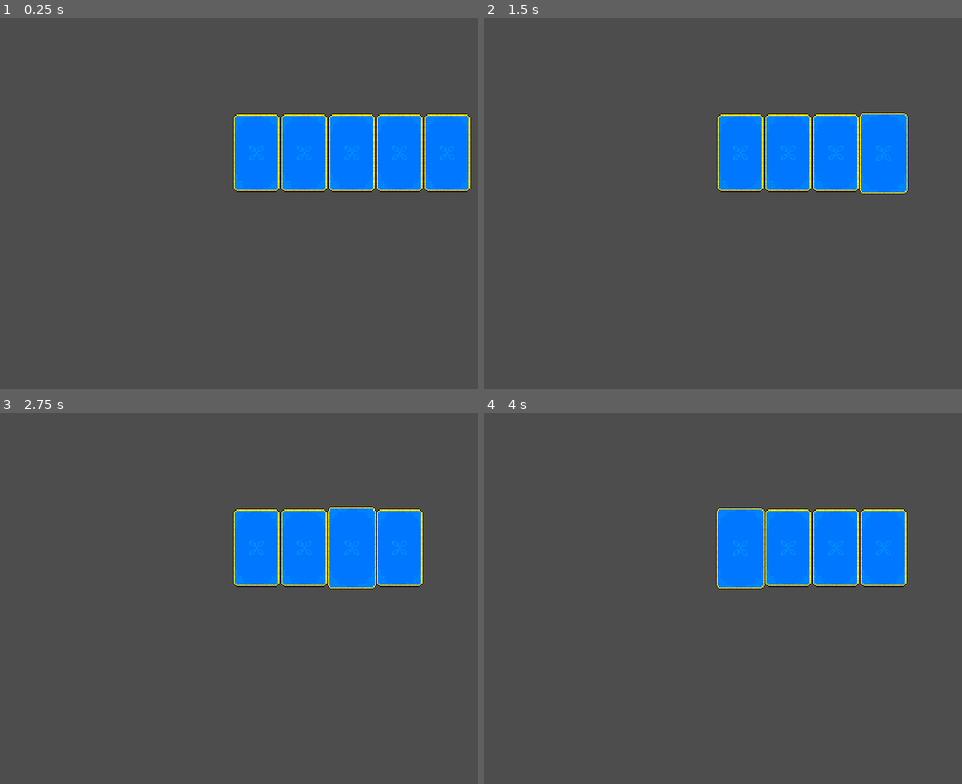
Above: before the commit, frames 1-4 (two rows, left to right).
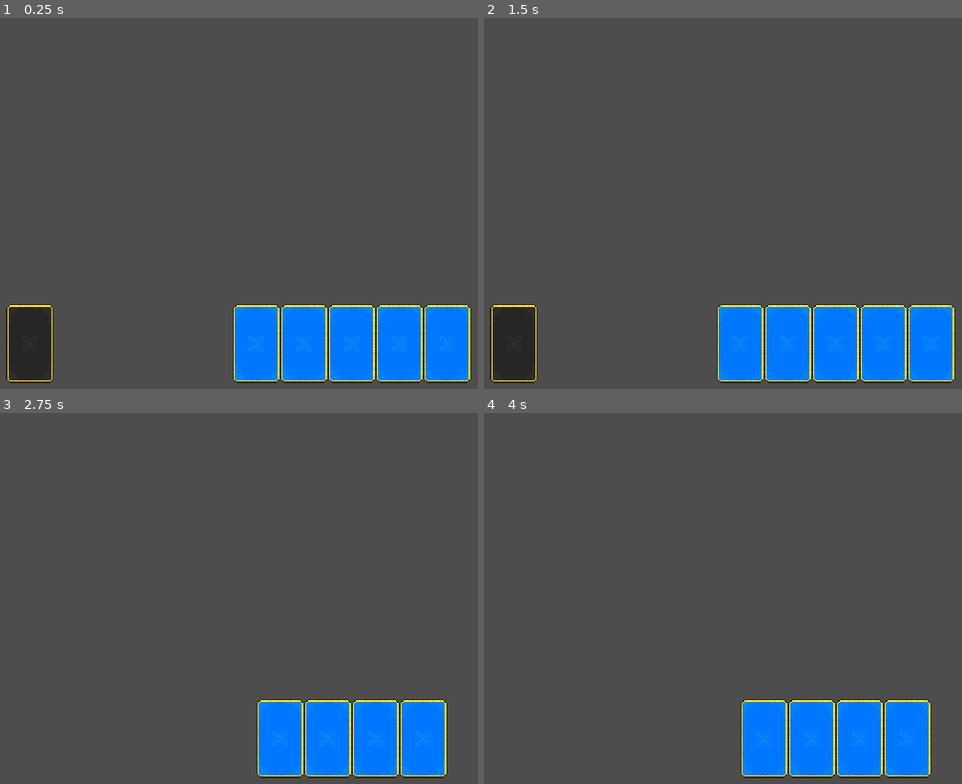
Above: after the commit, the same moments.

Repository: Fabsito/bread-card-game
Game: Godot game, scene res://Scenes/main.tscn
Two runs of this game, one before a commit and one after it. Both use one fixed random seed, a clock stepped at 60 frames per second and the inputs below.
Inputs (mouse positions are in pixels of both pictures, inside the frame that each line leads up to):
- Up to frame 1 (0.25 s): no input
- Up to frame 2 (1.5 s): tap Enter at 0.5 s; move the mouse to (933, 151) at 0.52 s; press the mouse at (933, 151) at 0.53 s; tap A (a) at 0.6 s; tap Space (space_bar) at 1.25 s; move the mouse to (885, 151) at 1.27 s; release the mouse at (885, 151) at 1.28 s; click (885, 151) at 1.35 s
- Up to frame 3 (2.75 s): tap D (d) at 1.55, 2.1 s; tap Enter at 2 s; move the mouse to (353, 546) at 2.02 s; hold Space (space_bar) from 2.03 s (still down)
- Up to frame 4 (4 s): move the mouse to (789, 546) at 2.77 s; release Space (space_bar) at 2.78 s; tap Space (space_bar) at 2.85 s; tap A (a) at 3.05, 3.6 s; tap Enter at 3.5 s; move the mouse to (742, 546) at 3.52 s; press the mouse at (742, 546) at 3.53 s

The runs differ from the first frame. In frame 1, 23% of the frame differs, in the area x 1-99%, y 25-99%; in frame 2, 21%; in frame 3, 17%; in frame 4, 17%.

Commit message:
finished the basic card logic with drop zone/ draw  logic / and a deck logic

Diff:
--- /dev/null
+++ b/Scenes/deck.gd
@@ -0,0 +1,34 @@
+extends Sprite2D
+@onready var player_hand: Node2D = $"../player_hand"
+const CARD = preload("uid://b0bddfu4w10nu")
+@onready var card_manager: Node2D = $"../card_manager"
+@onready var deck: Sprite2D = $"."
+var player_deck = ["blue","blue","blue","blue","blue","blue","blue","blue","blue","blue","blue","blue","red","red"]
+# Called when the node enters the scene tree for the first time.
+func _ready() -> void:
+	deck.position = Vector2(50,get_viewport_rect().size.y - 50)
+	draw_cards()
+
+
+func draw_cards():
+
+	if player_deck.size() >= player_hand.HAND_COUNT:
+		for i in player_hand.HAND_COUNT:
+			var new_card = CARD.instantiate()
+			card_manager.add_child(new_card)
+			new_card.name = "card"
+			player_hand.add_card_to_hand(new_card)
+			player_deck.pop_back()
+
+	else:
+		for i in range(player_deck.size()):
+			var new_card = CARD.instantiate()
+			card_manager.add_child(new_card)
+			new_card.name = "card"
+			player_hand.add_card_to_hand(new_card)
+			player_deck.pop_back()
+			deck.visible = false
+func _input(event: InputEvent) -> void:
+	if event.is_action_pressed("space_bar") && player_deck.size() > 0:
+		player_hand.delete_cards()
+		draw_cards()
--- /dev/null
+++ b/Scenes/input_manager.gd
@@ -0,0 +1 @@
+extends Node2D
--- a/Scenes/main.tscn
+++ b/Scenes/main.tscn
@@ -2,6 +2,11 @@
 
 [ext_resource type="Script" uid="uid://rxoo4karj3qd" path="res://scripts/card_manager.gd" id="1_bo1nx"]
 [ext_resource type="Script" uid="uid://bmvy8w2w7iy0h" path="res://scripts/player_hand.gd" id="2_bo1nx"]
+[ext_resource type="Texture2D" uid="uid://cpjgdgjq2u1un" path="res://assets/Playing Cards Pixelart Asset Pack/Sprites/Card Back 3.png" id="3_jjvhh"]
+[ext_resource type="Script" uid="uid://blfjw3moqqkmj" path="res://Scenes/deck.gd" id="4_kry3j"]
+
+[sub_resource type="RectangleShape2D" id="RectangleShape2D_bo1nx"]
+size = Vector2(658, 229.5)
 
 [node name="main" type="Node2D" unique_id=1503049209]
 
@@ -10,3 +15,18 @@
 
 [node name="player_hand" type="Node2D" parent="." unique_id=1114401927]
 script = ExtResource("2_bo1nx")
+
+[node name="Area2D" type="Area2D" parent="." unique_id=706456629]
+collision_layer = 2
+collision_mask = 2
+
+[node name="CollisionShape2D" type="CollisionShape2D" parent="Area2D" unique_id=353037724]
+position = Vector2(324, 109.25)
+shape = SubResource("RectangleShape2D_bo1nx")
+
+[node name="deck" type="Sprite2D" parent="." unique_id=445293820]
+position = Vector2(45, 302)
+texture = ExtResource("3_jjvhh")
+script = ExtResource("4_kry3j")
+
+[connection signal="area_entered" from="Area2D" to="card_manager" method="_on_area_2d_area_entered"]
--- a/project.godot
+++ b/project.godot
@@ -19,6 +19,7 @@
 
 window/size/viewport_width=640
 window/size/viewport_height=360
+window/size/mode=3
 window/size/window_width_override=1080
 window/size/window_height_override=620
 window/stretch/mode="viewport"
--- a/scripts/card.gd
+++ b/scripts/card.gd
@@ -3,10 +3,11 @@
 signal hovered_off
 @onready var card: Node2D = $"."
 @onready var area_2d: Area2D = $Area2D
-
+var starting_pos : Vector2
 
 # Called when the node enters the scene tree for the first time.
 func _ready() -> void:
+	position = Vector2(50,get_viewport_rect().size.y - 50)
 	get_parent().connect_card_signals(self)
 
 
--- a/scripts/card_manager.gd
+++ b/scripts/card_manager.gd
@@ -1,6 +1,9 @@
 extends Node2D
 var card_being_dragged : Node2D
 var mouse_postion
+@onready var player_hand: Node2D = $"../player_hand"
+var card_collider: Node2D
+@onready var main: Node2D = $".."
 var is_hovering_over_card: bool = false
 # Called every frame. 'delta' is the elapsed time since the previous frame.
 func _process(_delta: float) -> void:
@@ -9,11 +12,11 @@
 		card_being_dragged.global_position = mouse_postion
 func _input(event: InputEvent) -> void:
 	if event.is_action_pressed("clickL") :
-		var card_collider: Node2D = raycast()
+		card_collider = raycast()
 		if card_collider:
-			card_being_dragged = card_collider
+			start_drag(card_collider)
 	elif event.is_action_released("clickL"):
-		card_being_dragged = null
+		end_drag(card_collider)
 # Called when the node enters the scene tree for the first time.
 func raycast():
 	var space_state = get_world_2d().direct_space_state
@@ -23,7 +26,10 @@
 	parameters.collision_mask = 1
 	var result = space_state.intersect_point(parameters)
 	if !result.is_empty():
-		return get_card_on_top(result)
+		if get_card_on_top(result) != main:
+			return get_card_on_top(result)
+		else:
+			return
 	else:
 		return
 func connect_card_signals(card):
@@ -56,3 +62,32 @@
 		if current_card.z_index > card_on_top.z_index :
 			card_on_top = current_card
 	return card_on_top
+func _on_area_2d_area_entered(area: Area2D) -> void:
+	pass
+func start_drag(card):
+	card_being_dragged = card
+	card.scale = Vector2(1,1)
+func end_drag(card):
+	card_being_dragged = null
+	var card_slot_found = raycast_for_slot()
+	if card:
+		card.scale = Vector2(1.05,1.05)
+		if card && card_slot_found:
+			card.queue_free()
+			player_hand.remove_card_from_hand(card)
+		else:
+			player_hand.add_card_to_hand(card)
+func raycast_for_slot():
+	var space_state = get_world_2d().direct_space_state
+	var parameters =  PhysicsPointQueryParameters2D.new()
+	parameters.position = get_global_mouse_position()
+	parameters.collide_with_areas = true
+	parameters.collision_mask = 2
+	var result = space_state.intersect_point(parameters)
+	if !result.is_empty():
+		if get_card_on_top(result) == main:
+			return get_card_on_top(result)
+		else:
+			return
+	else:
+		return
--- a/scripts/player_hand.gd
+++ b/scripts/player_hand.gd
@@ -12,28 +12,40 @@
 func _ready() -> void:
 	var viewport_size = get_viewport_rect().size
 	center_screen_x =viewport_size.x /2
-	print(center_screen_x)
-	hand_y_position = get_viewport().size.y - 300
-	for i in HAND_COUNT:
-		var new_card = Card.instantiate()
-		card_manager.add_child(new_card)
-		new_card.name = "card"
-		add_card_to_hand(new_card)
+	hand_y_position = get_viewport_rect().size.y - 50
+	#for i in HAND_COUNT:
+		#var new_card = Card.instantiate()
+		#card_manager.add_child(new_card)
+		#new_card.name = "card"
+		#add_card_to_hand(new_card)
 # Called every frame. 'delta' is the elapsed time since the previous frame.
-func animate_card_to_position(card , new_position):
+func animate_card_to_position(card , new_position:Vector2):
 	var tween := get_tree().create_tween()
 	tween.tween_property(card,"global_position",new_position,0.1)
 func  add_card_to_hand(card):
-	player_hand.insert(0,card)
-	update_hand_positions()
-	print(player_hand)
+	if card not in player_hand:
+		player_hand.insert(0,card)
+		update_hand_positions()
+	else:
+		animate_card_to_position(card,card.starting_pos)
 func update_hand_positions():
 	for i in range(player_hand.size()):
 		var new_pos = calculate_card_position(i)
 		var card = player_hand[i]
+		card.starting_pos = new_pos
+
 		animate_card_to_position(card , new_pos)
 
 func calculate_card_position(index):
 	var total_width = (player_hand.size() - 1) * float(CARD_WIDTH)
 	var x_offset = center_screen_x + index * CARD_WIDTH - total_width / 2
 	return Vector2(x_offset, hand_y_position)
+func remove_card_from_hand(card):
+	if card in player_hand:
+		player_hand.erase(card)
+		update_hand_positions()
+func delete_cards():
+	for card in player_hand:
+		if is_instance_valid(card):
+			card.queue_free()
+	player_hand.clear()
Not shown, added: Scenes/deck.gd.uid
Not shown, added: Scenes/input_manager.gd.uid
